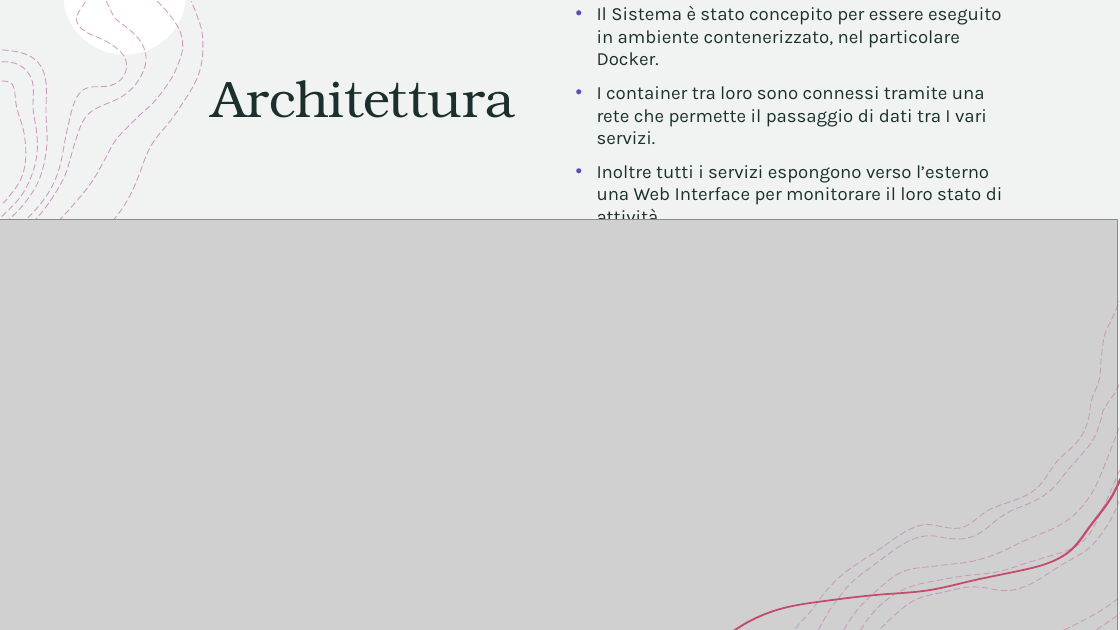
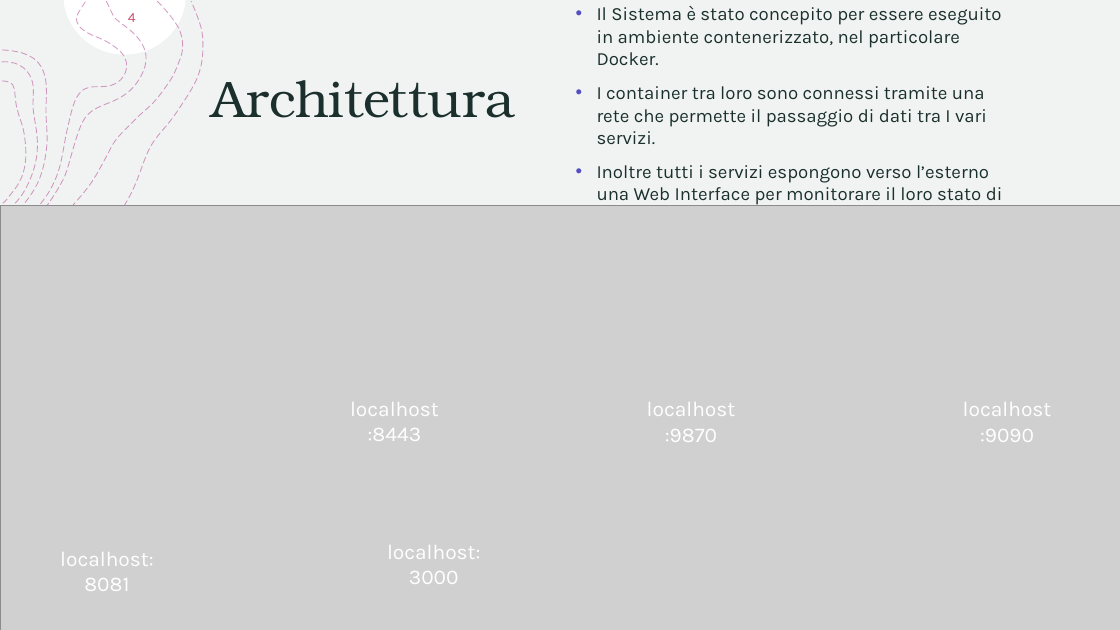
Before and after one commit to kobero98/SABD_Progetto1, a slide deck: slide 4 of PresentazioneSABD1.pptx. Drawn at 1120x630 pixels with LibreOffice and Linux fonts; fonts in the diff are those of the drawing; grey boxes stand for pictures. Boxes give left, top, right and bottom in pixels: in the first picture for what was removed or moved away, otherwise in the second. Text is boxed around its words. In the diff, an @@ line names an element or a change of style, - is before the commit and + after.

```diff
--- a/PresentazioneSABD1.pptx
+++ b/PresentazioneSABD1.pptx
@@ page number added at <box>128,13,136,22</box>, 12 pt, text #C34D6C @@
+4
@@ picture: place and size @@
-picture at <box>0,220,1118,630</box>
+picture at <box>1,206,1120,630</box>
@@ freeform shape removed at <box>796,301,1119,628</box> @@
@@ text added at <box>350,402,439,441</box>, 18 pt, text #FFFFFF @@
+localhost:8443
@@ text added at <box>647,402,736,442</box>, 18 pt, text #FFFFFF @@
+localhost:9870
@@ text added at <box>963,402,1052,442</box>, 18 pt, text #FFFFFF @@
+localhost:9090
@@ freeform shape removed at <box>881,502,1119,628</box> @@
@@ text added at <box>60,552,153,591</box>, 18 pt, text #FFFFFF @@
+localhost:8081
@@ text added at <box>387,545,480,584</box>, 18 pt, text #FFFFFF @@
+localhost:3000
@@ freeform shape added at <box>960,567,1096,629</box>, fill #FFFFFF @@
@@ freeform shape added at <box>1092,613,1116,629</box>, outline #B13B8C 0.75 pt dashed @@
```
Also in this commit, not shown: 8 other slides changed, 7 slides added, 2 slides removed.
